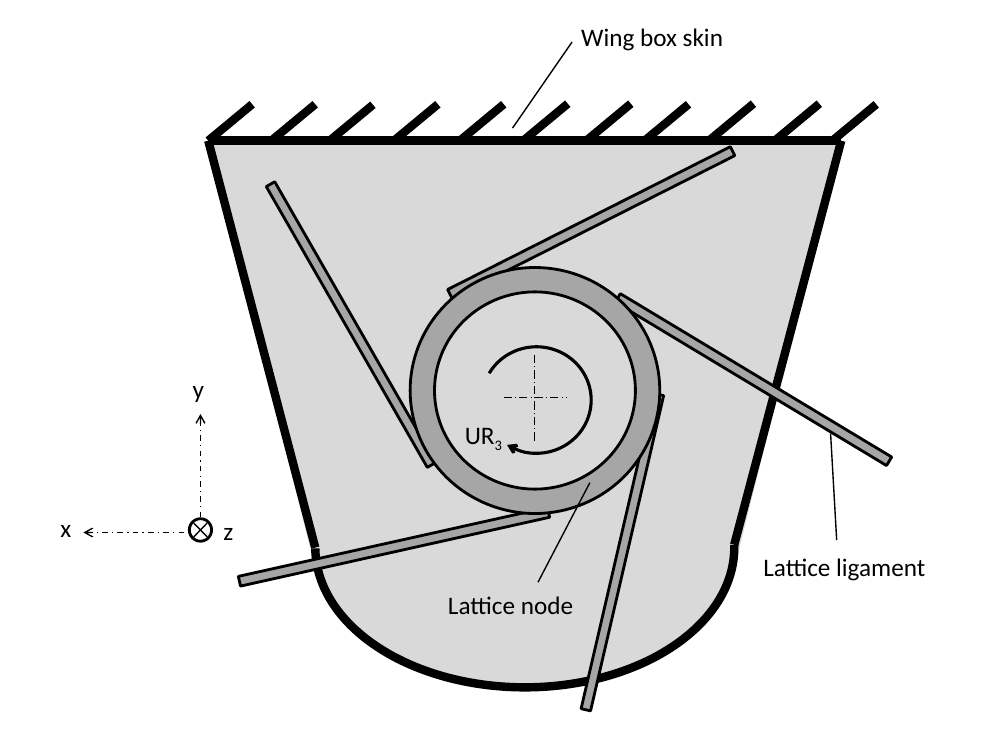
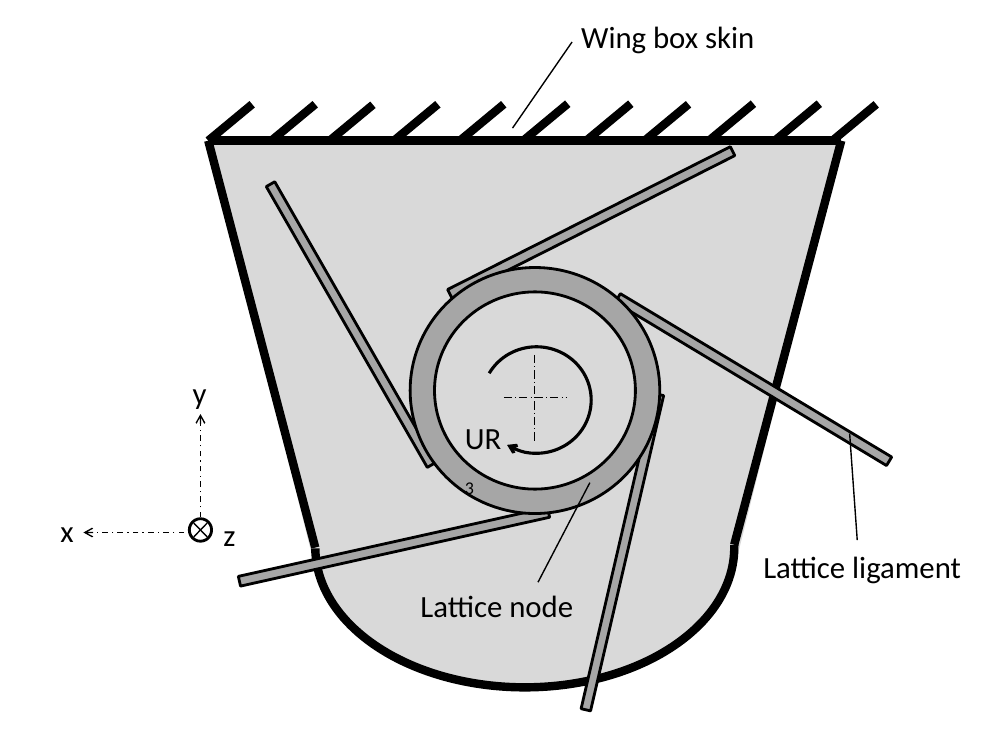
Before and after one commit to AlejandroValverde/latex, a slide deck: slide 2 of figures/figures.pptx. Drawn at 1008x756 pixels with LibreOffice and Linux fonts; fonts in the diff are those of the drawing. Boxes give left, top, right and bottom in pixels: in the first picture for what was removed or moved away, otherwise in the second. Text is boxed around its words. In the diff, an @@ line names an element or a change of style, - is before the commit and + after.

```diff
--- a/figures/figures.pptx
+++ b/figures/figures.pptx
@@ size 18 to 22 pt in 7 elements at (572,0,776,73), (379,569,584,641), (193,389,207,409), (60,527,73,542), (223,531,235,546), (753,530,1008,603), (455,414,518,499) @@
@@ callout "Lattice ligament": place and size @@
-callout "Lattice ligament" at (753,530,958,603)
+callout "Lattice ligament" at (753,530,1008,603)
```
Also in this commit, not shown: 7 other slides changed, 7 slides added, 7 slides removed, 19 other files.
